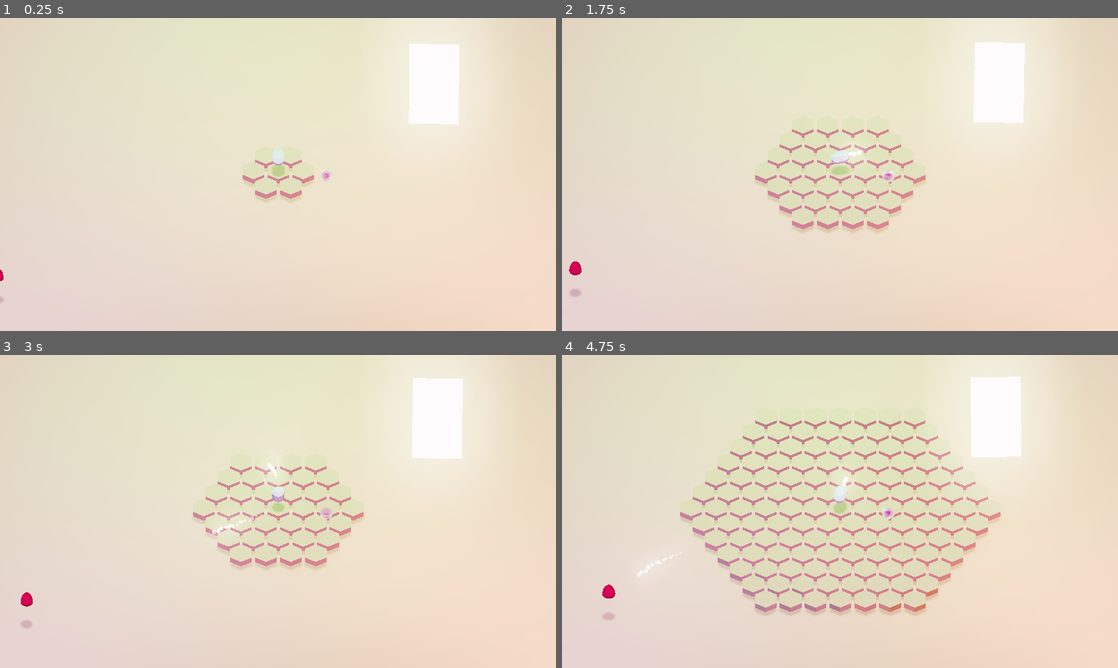
Above: before the commit, frames 1-4 (two rows, left to right).
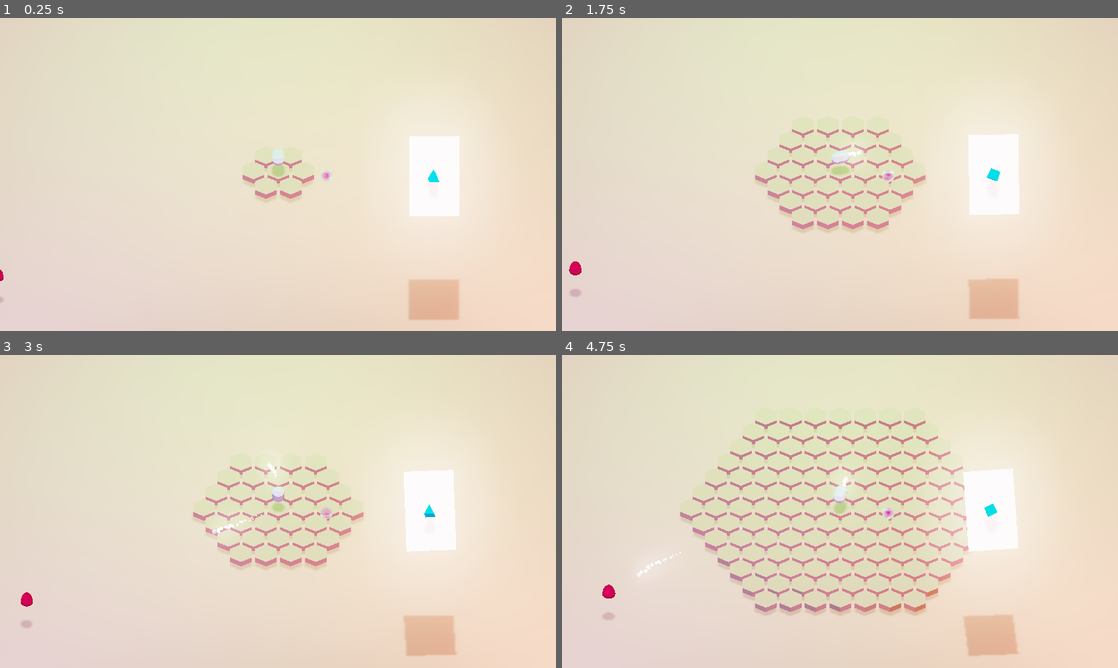
Above: after the commit, the same moments.

Repository: Trixxo/3dpix
Game: Godot game, scene res://Main.tscn
The game is run twice, just before and just after one commit, with the same random seed, the same clock (stepped at 60 frames per second) and the same inputs.
Inputs (mouse positions are in pixels of both pictures, inside the frame that each line leads up to):
- Up to frame 1 (0.25 s): no input
- Up to frame 2 (1.75 s): tap Enter at 0.5 s; move the mouse to (962, 158) at 0.52 s; press the mouse at (962, 158) at 0.53 s; tap Space at 0.77, 1.52 s; move the mouse to (728, 190) at 1.27 s; release the mouse at (728, 190) at 1.28 s; click (728, 190) at 1.35 s
- Up to frame 3 (3 s): move the mouse to (333, 442) at 2.02 s; press the mouse at (333, 442) at 2.03 s; move the mouse to (250, 574) at 2.77 s; release the mouse at (250, 574) at 2.78 s; click (250, 574) at 2.85 s
- Up to frame 4 (4.75 s): tap Space at 3.02, 3.77, 4.52 s; move the mouse to (1006, 558) at 3.52 s; press the mouse at (1006, 558) at 3.53 s; move the mouse to (673, 464) at 4.27 s; release the mouse at (673, 464) at 4.28 s; click (673, 464) at 4.35 s

The runs differ from the first frame. In frame 1, 6.0% of the frame differs, in the area x 73-84%, y 5-97%; in frame 2, 6.0%; in frame 3, 6.0%; in frame 4, 6.3%, in the area x 67-84%, y 3-97%.

Commit message:
add card preview

Diff:
--- a/UI/Card.gd
+++ b/UI/Card.gd
@@ -13,6 +13,8 @@
     transform = transform.translated(Vector3(dt * 0.5 * sin(3 * sin(idle_movement_factor)), dt * 0.2 * sin(0.3 + idle_movement_factor * 0.5), 0))
     rotate_object_local(Vector3.FORWARD, dt * 0.02 * sin(0.2 + idle_movement_factor))
 
+    $Preview.rotate(Vector3.UP, dt)
+
 func _mouse_entered():
     scale = initial_scale * 1.05
 
--- a/UI/Card.tscn
+++ b/UI/Card.tscn
@@ -1,4 +1,7 @@
-[gd_scene load_steps=4 format=2]
+[gd_scene load_steps=6 format=2]
+
+[ext_resource path="res://Tower/PrismTower.tscn" type="PackedScene" id=1]
+[ext_resource path="res://UI/Card.gd" type="Script" id=2]
 
 [sub_resource type="SpatialMaterial" id=3]
 resource_local_to_scene = true
@@ -16,6 +19,7 @@
 [node name="Card" type="MeshInstance"]
 mesh = SubResource( 2 )
 material/0 = null
+script = ExtResource( 2 )
 
 [node name="Area" type="Area" parent="."]
 collision_layer = 2
@@ -26,3 +30,7 @@
 [node name="CollisionShape" type="CollisionShape" parent="Area"]
 transform = Transform( 1, 0, 0, 0, 1, 0, 0, 0, 1, 0, 0, 0.5 )
 shape = SubResource( 4 )
+
+[node name="Preview" parent="." instance=ExtResource( 1 )]
+transform = Transform( 2, 0, 0, 0, 1.85543, -0.746591, 0, 0.746591, 1.85543, 0, 0, 1.83024 )
+script = null
--- a/UI/UI.tscn
+++ b/UI/UI.tscn
@@ -1,23 +1,16 @@
-[gd_scene load_steps=3 format=2]
+[gd_scene load_steps=2 format=2]
 
 [ext_resource path="res://UI/Card.tscn" type="PackedScene" id=1]
-[ext_resource path="res://UI/Card.gd" type="Script" id=2]
 
 [node name="UI" type="Spatial"]
 
 [node name="Card" parent="." instance=ExtResource( 1 )]
 transform = Transform( 0.8, 0, 0, 0, 0.8, 0, 0, 0, 1, 24.9131, -15.1379, 0 )
 visible = false
-cast_shadow = 0
-script = ExtResource( 2 )
 
 [node name="Card2" parent="." instance=ExtResource( 1 )]
 transform = Transform( 0.8, 0, 0, 0, 0.8, 0, 0, 0, 1, 24.9131, -0.215212, 0 )
-visible = false
-cast_shadow = 0
-script = ExtResource( 2 )
 
 [node name="Card3" parent="." instance=ExtResource( 1 )]
 transform = Transform( 0.8, 0, 0, 0, 0.8, 0, 0, 0, 1, 24.9131, 14.4948, 0 )
-cast_shadow = 0
-script = ExtResource( 2 )
+visible = false
